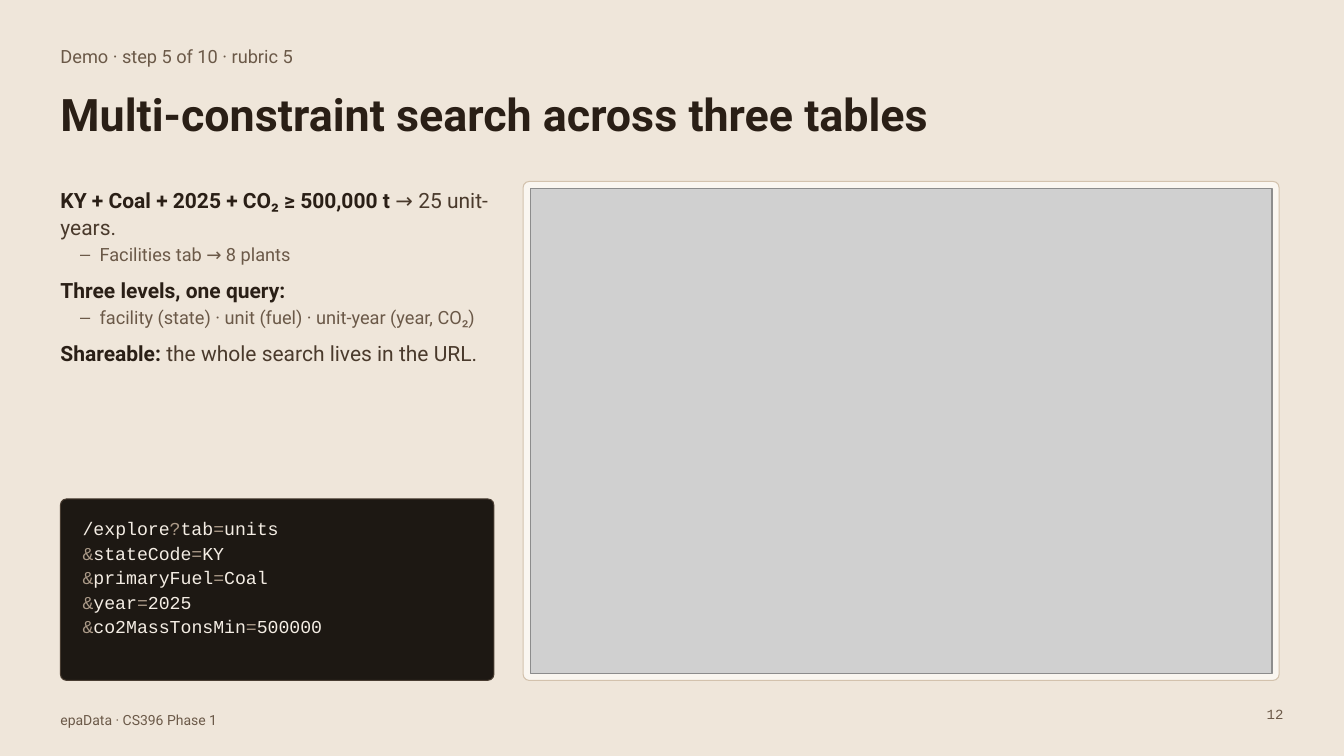
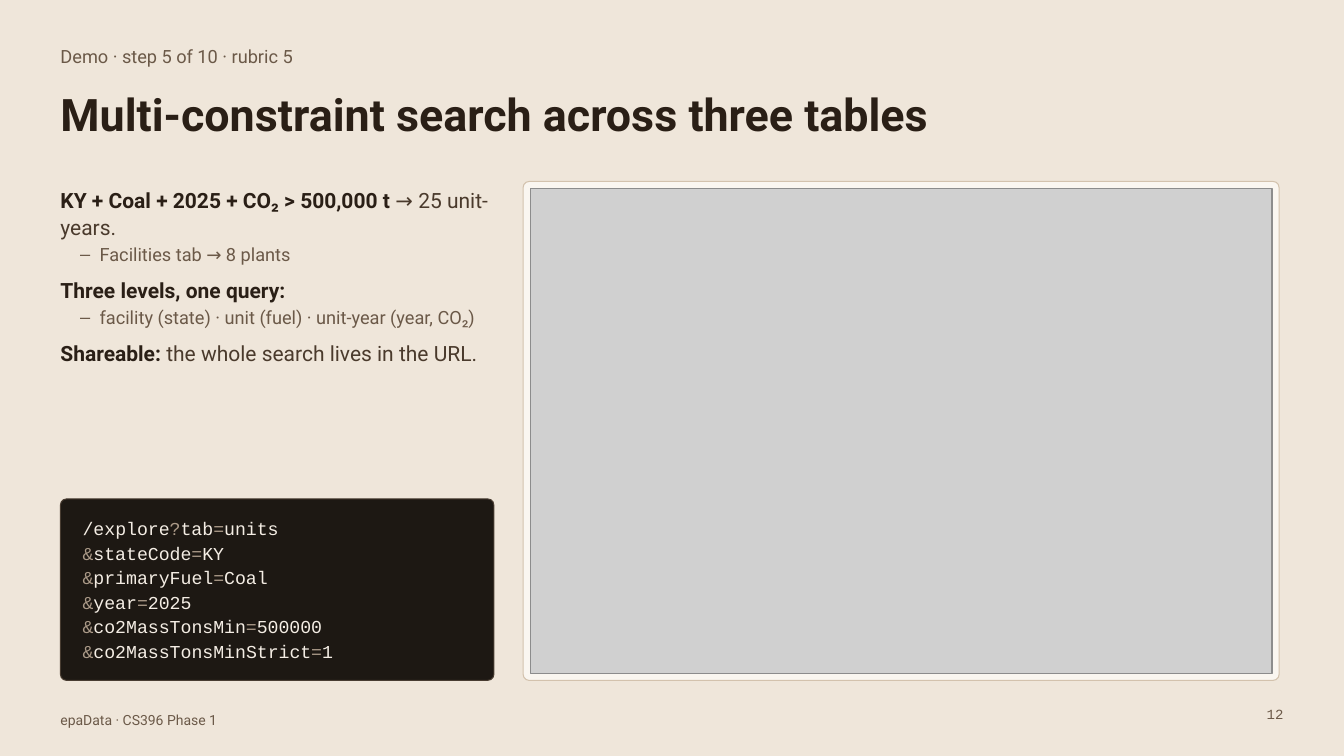
Before and after one commit to raajbanga/cs396-project, a slide deck: slide 12 of report/epaData-slides.pptx. Drawn at 1344x756 pixels with LibreOffice and Linux fonts; fonts in the diff are those of the drawing; grey boxes stand for pictures. Boxes give left, top, right and bottom in pixels: in the first picture for what was removed or moved away, otherwise in the second. Text is boxed around its words. In the diff, an @@ line names an element or a change of style, - is before the commit and + after.

Commit message:
Strict range operators, Nemotron LLM fallback

```diff
--- a/report/epaData-slides.pptx
+++ b/report/epaData-slides.pptx
@@ text at box(60, 192, 488, 240): text changed @@
-■ KY + Coal + 2025 + CO₂ ≥ 500,000 t → 25 unit-years.
+■ KY + Coal + 2025 + CO₂ > 500,000 t → 25 unit-years.
@@ text at box(83, 645, 333, 658): paragraph added @@
+&co2MassTonsMinStrict=1
```
Also in this commit, not shown: 16 other files.
